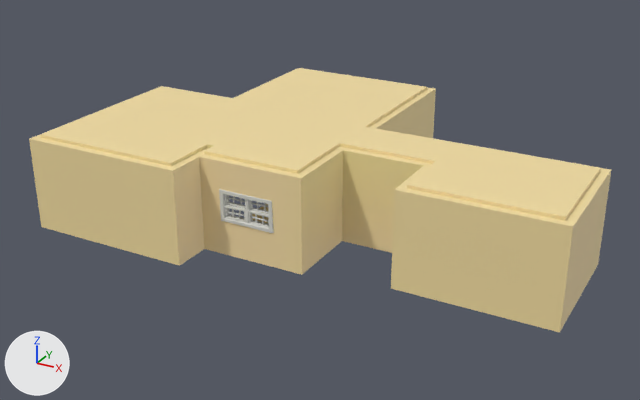
What one commit did to the FBX model DogGroomer/Assets/Models/SHAVR_SET_PROXY_V01.fbx.
Both versions are drawn from a camera (50 mm lens) standing at (14.51, -27.53, 12.24) and looking at (1.61, -4.08, 0.52). Arrows for +X, +Y and +Z are at lower left; the lights stay in place. Where no turn or scale is listed for an object, it has been applied to the vertices. Vertices at the same position are counted once.

Objects in the first picture: 'SHAVR_SET_PROXY_V01'.
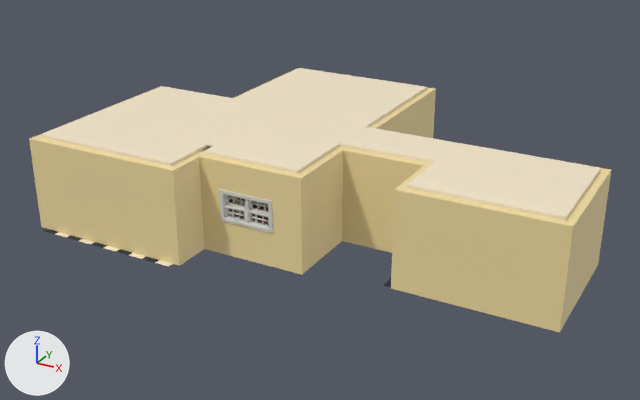
Boxes (x1, y1, x2, y2) around the edits, measured in the pictures (640 x 400 px):
part 1 of me_mesh, added
    after: (43, 196, 391, 287)
part 2 of me_mesh, surface changed
    both: (38, 68, 603, 289)

Diff of the bpy script that builds the scene:
```diff
--- a/DogGroomer/Assets/Models/SHAVR_SET_PROXY_V01.fbx.py
+++ b/DogGroomer/Assets/Models/SHAVR_SET_PROXY_V01.fbx.py
@@ me_mesh @@
 # used by ob_shavr_set_proxy_v01; location = (0.0, 0.0, 0.0)
-me_mesh.from_pydata(...)  # 18608 vertices, 18147 faces; spans x -5.8..10.5, y -9.2..3.1, z -0.1..3.1
+me_mesh.from_pydata(...)  # 19072 vertices, 18532 faces; spans x -5.8..10.5, y -9.4..3.1, z -0.1..3.1
+# me_mesh part 1: a new loose piece of 464 vertices spanning x -5.5..10.5, y -9.4..1.5, z 0.0, in mat_ggj_palette (picture img_ggj_2019_palette_png)
+# me_mesh part 2: 17356 kept faces spanning x -5.8..10.5, y -9.2..3.1, z -0.1..3.1 get new texture (UV) coordinates
 me_mesh.materials.append(mat_ggj_palette)
```
